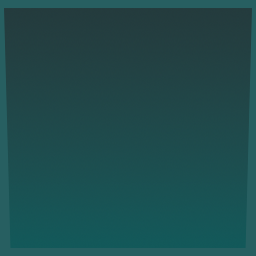
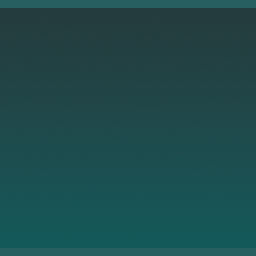
Revision of a layered 256px x 256px image; what changed, layer by layer:
renamed "Layer 0" to "Layer 2", painted on it over [0, 8, 256, 248]